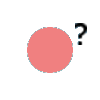
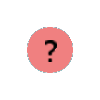
Layers edited between the first and the second 100×100 image:
painted on "Background" over [45, 23, 87, 62]
